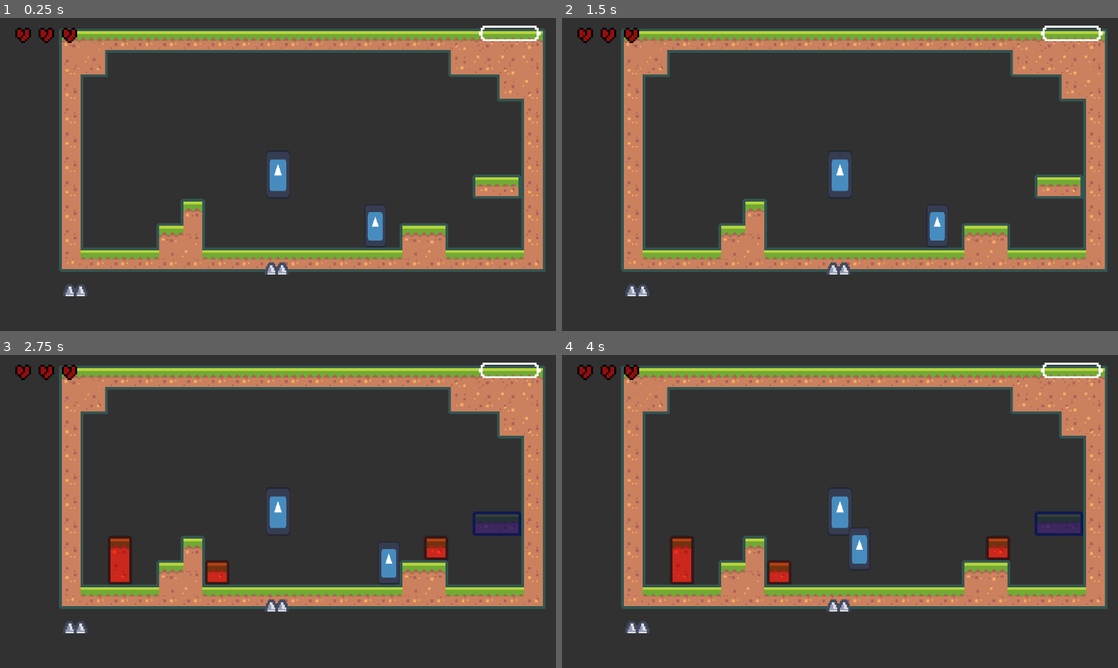
Above: before the commit, frames 1-4 (two rows, left to right).
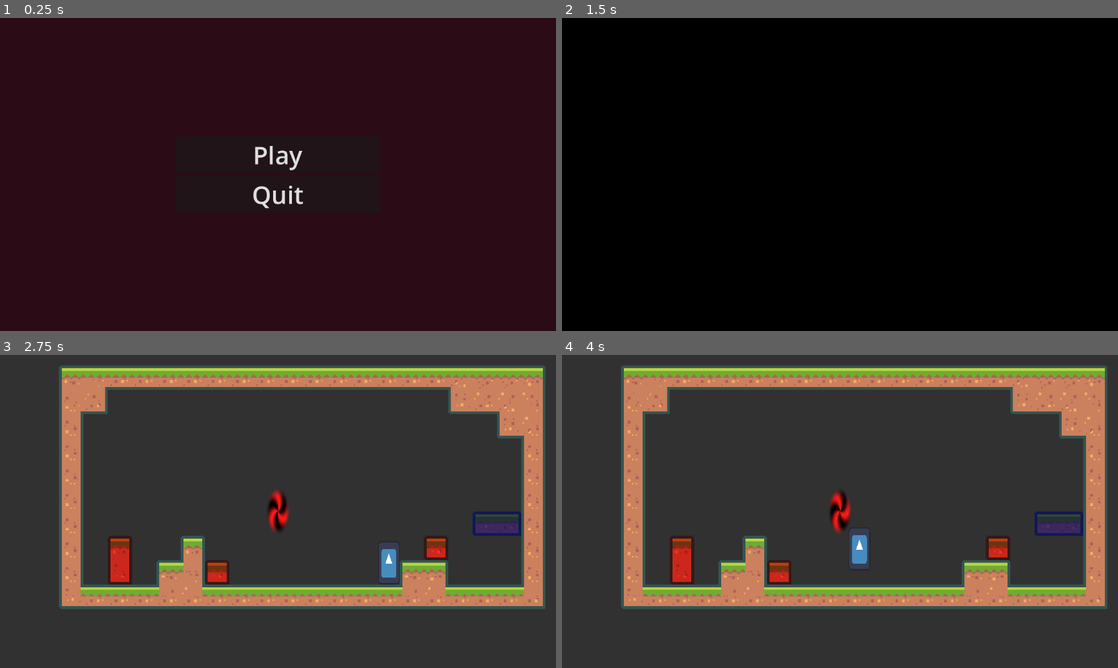
Above: after the commit, the same moments.

Repository: FATNUTDev/FHJam
Game: Godot game, scene res://src/main.tscn
The game is run twice, just before and just after one commit, with the same random seed, the same clock (stepped at 60 frames per second) and the same inputs. The engine's default icon, where the game draws it, is replaced by a stand-in: a white triangle on a blue panel in a dark square.
Inputs (mouse positions are in pixels of both pictures, inside the frame that each line leads up to):
- Up to frame 1 (0.25 s): no input
- Up to frame 2 (1.5 s): click (840, 155) at 0.5 s, where only the run after the commit has a clickable "Play"; click (840, 155) at 1.25 s, where only the run after the commit has a clickable "Play"
- Up to frame 3 (2.75 s): hold Right (ui_right) from 2.03 s (still down); tap X (switch_mask) at 2.1 s
- Up to frame 4 (4 s): tap X (switch_mask) at 2.85, 3.6 s; tap Enter at 3.5 s; release Right (ui_right) at 3.53 s; hold Left (ui_left) from 3.53 s (still down)

The runs differ from the first frame. In frame 1, 100% of the frame differs, in the area x 0-100%, y 0-100%; in frame 2, 100%; in frame 3, 1.4%; in frame 4, 1.4%.

Commit message:
big update for everybody

Diff:
--- a/src/UI/menu.tscn
+++ b/src/UI/menu.tscn
@@ -2,7 +2,7 @@
 
 [ext_resource type="Script" uid="uid://dmrhpeuvbm3id" path="res://src/UI/menu.gd" id="1_gfjdm"]
 
-[node name="Root" type="Control"]
+[node name="MenuRoot" type="Control"]
 layout_mode = 3
 anchors_preset = 15
 anchor_right = 1.0
--- a/src/levels/level1.tscn
+++ b/src/levels/level1.tscn
@@ -18,6 +18,7 @@
 tile_map_data = PackedByteArray("AAAJAAAAAwACAAMAAAAIAAAAAwAAAAMAAAA=")
 
 [node name="Portal" parent="." instance=ExtResource("3_ghtb1")]
+visible = false
 
 [node name="Camera2D" type="Camera2D" parent="."]
 zoom = Vector2(2.8, 2.8)
--- a/src/levels/level_template.gd
+++ b/src/levels/level_template.gd
@@ -2,6 +2,7 @@
 
 @onready var mask_on_layer = $MaskOnTileLayer
 @onready var mask_off_layer = $MaskOffTileLayer
+@onready var portal = $Portal
 
 func _ready() -> void:
 	Global.switch_mask_mode.connect(switch_on_mask_signal)
@@ -10,6 +11,7 @@
 func switch_on_mask_signal():
 	mask_on_layer.collision_enabled = Global.mask_on
 	mask_off_layer.collision_enabled = !Global.mask_on
+	portal.visible = Global.mask_on
 
 	if Global.mask_on: #TODO
 		mask_on_layer.modulate = Color(1,0.3,0.3,1)
--- a/src/levels/portal/portal.tscn
+++ b/src/levels/portal/portal.tscn
@@ -1,7 +1,14 @@
-[gd_scene load_steps=4 format=3 uid="uid://dw5sd1jnsf2l1"]
+[gd_scene load_steps=6 format=3 uid="uid://dw5sd1jnsf2l1"]
 
 [ext_resource type="Script" uid="uid://hb3u1wjm7v83" path="res://src/levels/portal/portal.gd" id="1_dv6fq"]
+[ext_resource type="Shader" uid="uid://dn1n2x5ncg7c1" path="res://src/levels/portal/portal_shader.gdshader" id="2_d6ecp"]
 [ext_resource type="Texture2D" uid="uid://4j1h7j2duq0a" path="res://icon.svg" id="2_vj4ag"]
+
+[sub_resource type="ShaderMaterial" id="ShaderMaterial_2w17v"]
+shader = ExtResource("2_d6ecp")
+shader_parameter/swirl_strength = 1.3
+shader_parameter/swirl_speed = 2.0
+shader_parameter/red_color = Color(1, 0.1, 0.1, 1)
 
 [sub_resource type="RectangleShape2D" id="RectangleShape2D_vj4ag"]
 size = Vector2(12, 16)
@@ -10,7 +17,9 @@
 script = ExtResource("1_dv6fq")
 
 [node name="Sprite2D" type="Sprite2D" parent="."]
-scale = Vector2(0.14, 0.28)
+material = SubResource("ShaderMaterial_2w17v")
+position = Vector2(0, -0.040000916)
+scale = Vector2(0.14, 0.280625)
 texture = ExtResource("2_vj4ag")
 
 [node name="Area2D" type="Area2D" parent="."]
--- a/src/main.tscn
+++ b/src/main.tscn
@@ -1,32 +1,13 @@
 [gd_scene load_steps=2 format=3 uid="uid://d1ecm7iq3idow"]
 
-[ext_resource type="PackedScene" uid="uid://ca0ce6is6ueu8" path="res://src/UI/menu.tscn" id="1_eewff"]
-[ext_resource type="PackedScene" uid="uid://bkxmr05ju6qst" path="res://src/UI/hud.tscn" id="1_eewff"]
-[ext_resource type="PackedScene" uid="uid://78x8u4k16ia" path="res://src/levels/level_template.tscn" id="1_gh0ne"]
-[ext_resource type="PackedScene" uid="uid://bvsw8wtjsnxml" path="res://src/player/player.tscn" id="2_5q4o7"]
-[ext_resource type="PackedScene" path="res://src/levels/level1.tscn" id="1_gh0ne"]
-[ext_resource type="PackedScene" uid="uid://cj4yym7wknlsi" path="res://src/Spikes/Spikes.tscn" id="2_5q4o7"]
+[ext_resource type="PackedScene" uid="uid://ca0ce6is6ueu8" path="res://src/UI/menu.tscn" id="2_gh0ne"]
 
 [node name="MAIN" type="Node2D"]
 
 [node name="LEVEL" type="Node2D" parent="."]
 
-[node name="LevelTemplate" parent="LEVEL" instance=ExtResource("1_gh0ne")]
-
-[node name="CharacterBody2D" parent="LEVEL/LevelTemplate" instance=ExtResource("2_5q4o7")]
-position = Vector2(-150, 81)
-
-[node name="LevelTemplate2" parent="LEVEL" instance=ExtResource("1_gh0ne")]
-
-[node name="Spikes" parent="LEVEL" instance=ExtResource("2_5q4o7")]
-position = Vector2(-1, 65)
-
 [node name="MENU" type="CanvasLayer" parent="."]
 
-[node name="Root" parent="MENU" instance=ExtResource("1_eewff")]
+[node name="MenuRoot" parent="MENU" instance=ExtResource("2_gh0ne")]
 
-[node name="hud" parent="SCREENOVERLAY" instance=ExtResource("1_eewff")]
-
-[node name="Camera2D" type="Camera2D" parent="."]
-position = Vector2(34, 17)
-zoom = Vector2(4, 4)
+[node name="SCREENOVERLAY" type="CanvasLayer" parent="."]
